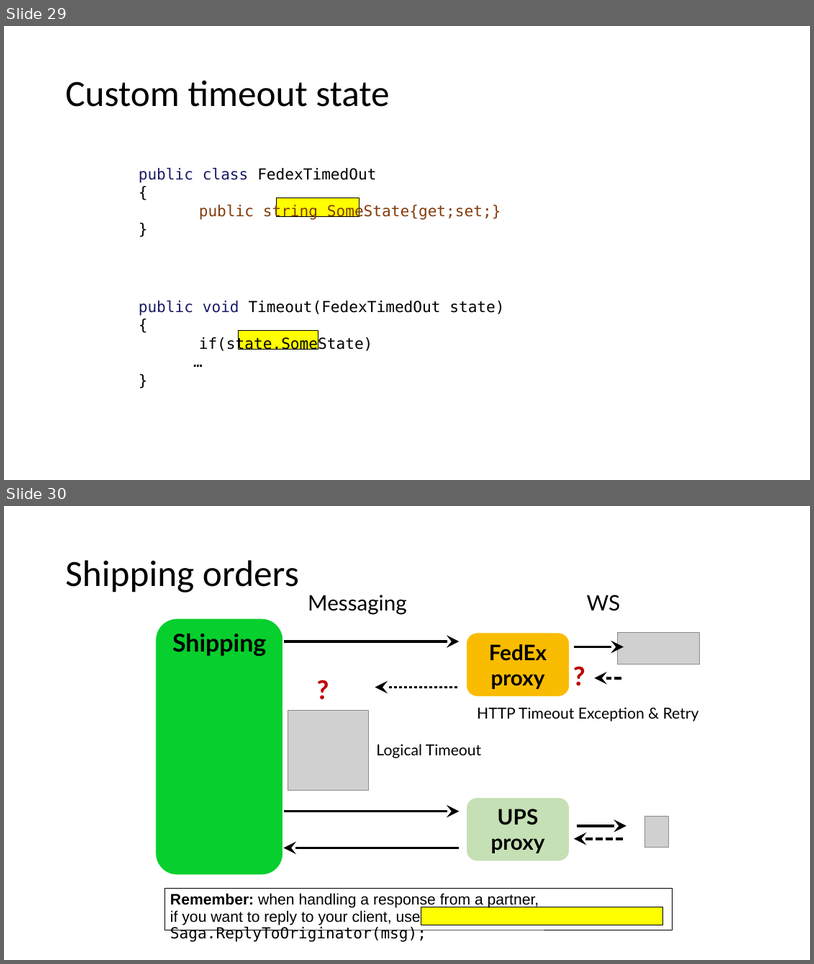
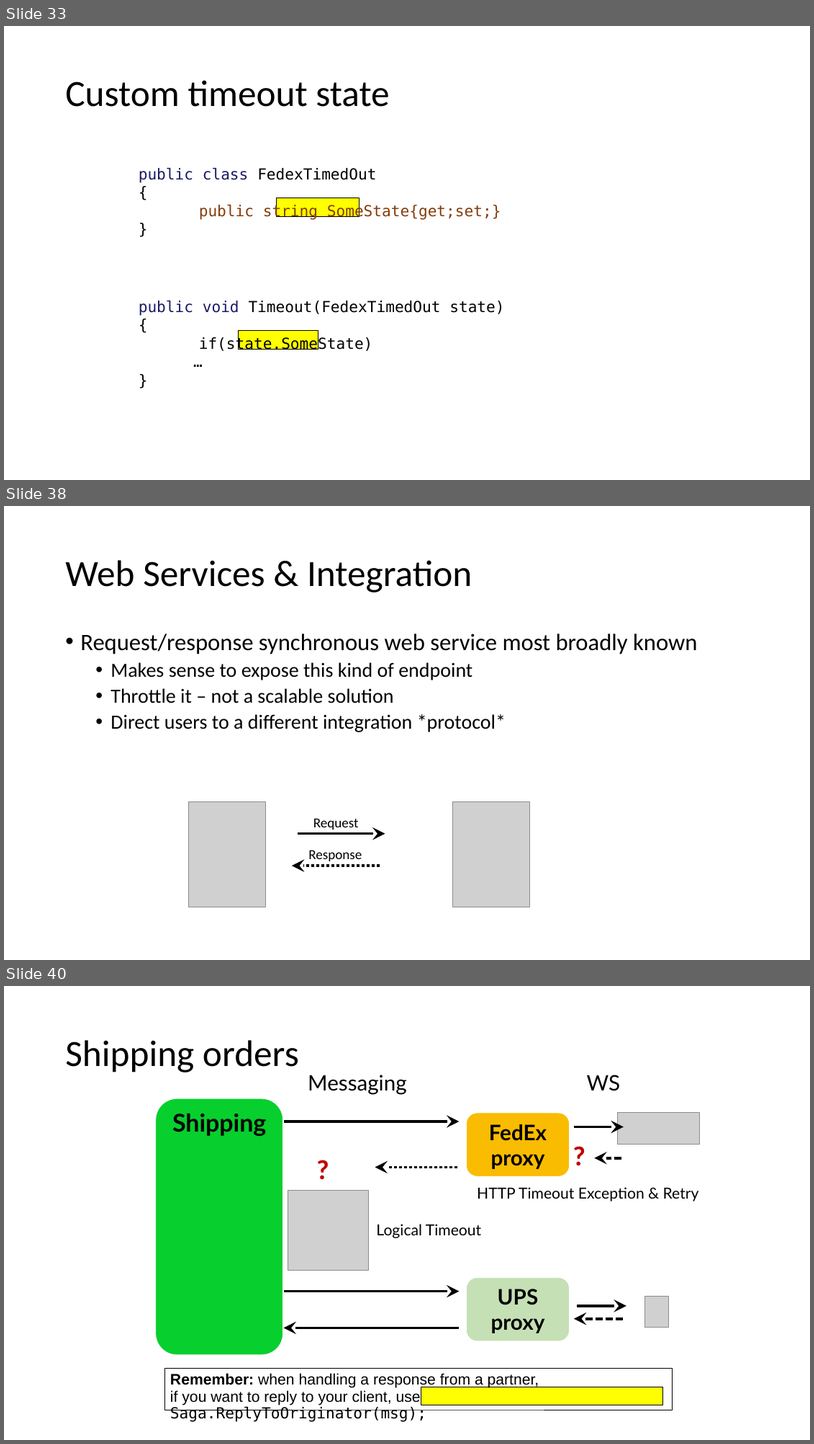
Before and after one commit to Particular/SagaMasterClass, a slide deck: SagaMasterClass.pptx. Shown one above the other, each under a label of ours: slides 29 and 30 before the commit, slides 33, 38 and 40 after it; the slides between them are not shown. The pictures are 814x964 and 814x1444 pixels, drawn with LibreOffice and Linux fonts; fonts in the diff are those of the drawing; grey boxes stand for pictures. Boxes give left, top, right and bottom in pixels: in the first picture for what was removed or moved away, otherwise in the second. Text is boxed around its words. In the diff, an @@ line names an element or a change of style, - is before the commit and + after.

```diff
--- a/SagaMasterClass.pptx
+++ b/SagaMasterClass.pptx
@@ slide 38 added at box(4, 506, 810, 960), background #FFFFFF @@
@@ title added at box(65, 560, 472, 592), 44 pt, text #000000 @@
+Web Services & Integration
@@ text added at box(80, 633, 698, 732), 24 pt, text #000000 @@
+• Request/response synchronous web service most broadly known
+  • Makes sense to expose this kind of endpoint
+  • Throttle it – not a scalable solution
+  • Direct users to a different integration *protocol*
@@ picture added at box(188, 801, 266, 906) @@
@@ picture added at box(453, 801, 530, 906) @@
@@ text added at box(314, 818, 359, 829), 16.3 pt, text #000000 @@
+Request
@@ arrow added from (298, 834) to (385, 834), #000000 3 pt @@
@@ text added at box(309, 849, 362, 861), 16.3 pt, text #000000 @@
+Response
@@ arrow added from (380, 865) to (292, 865), #000000 3 pt dashed @@
@@ what was slide 29 is now slide 33 @@
@@ what was slide 30 is now slide 40 @@
```
Also in this commit, not shown: 7 slides changed, 9 other slides added.
